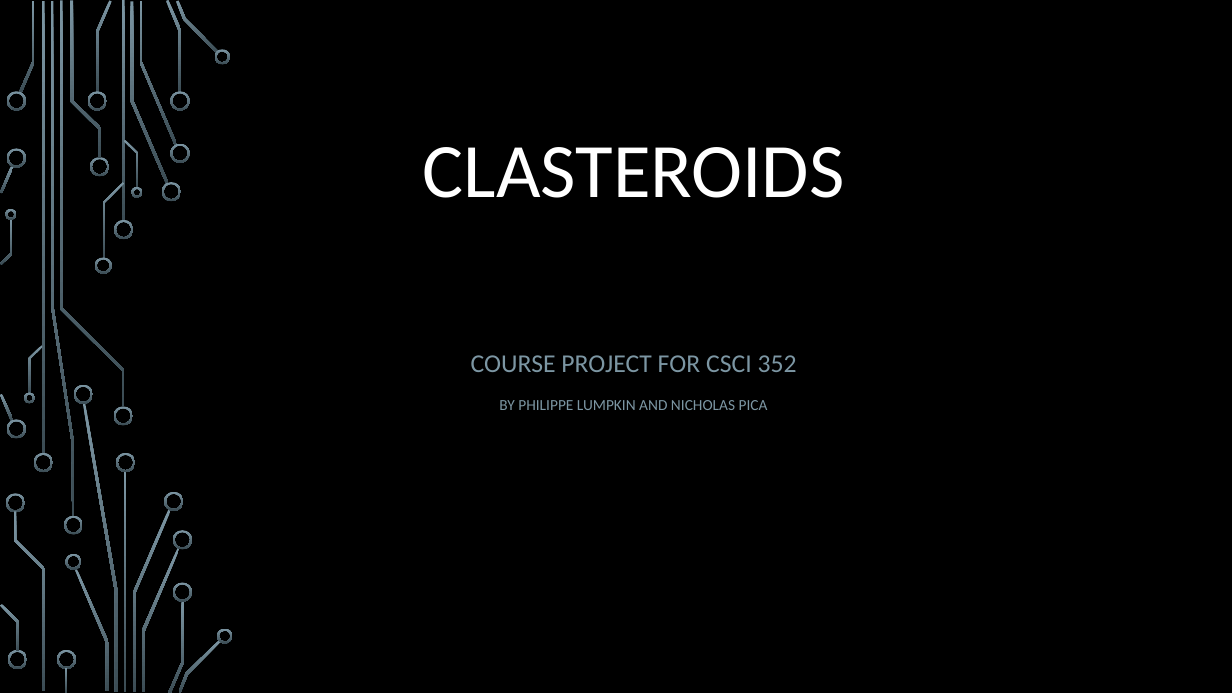
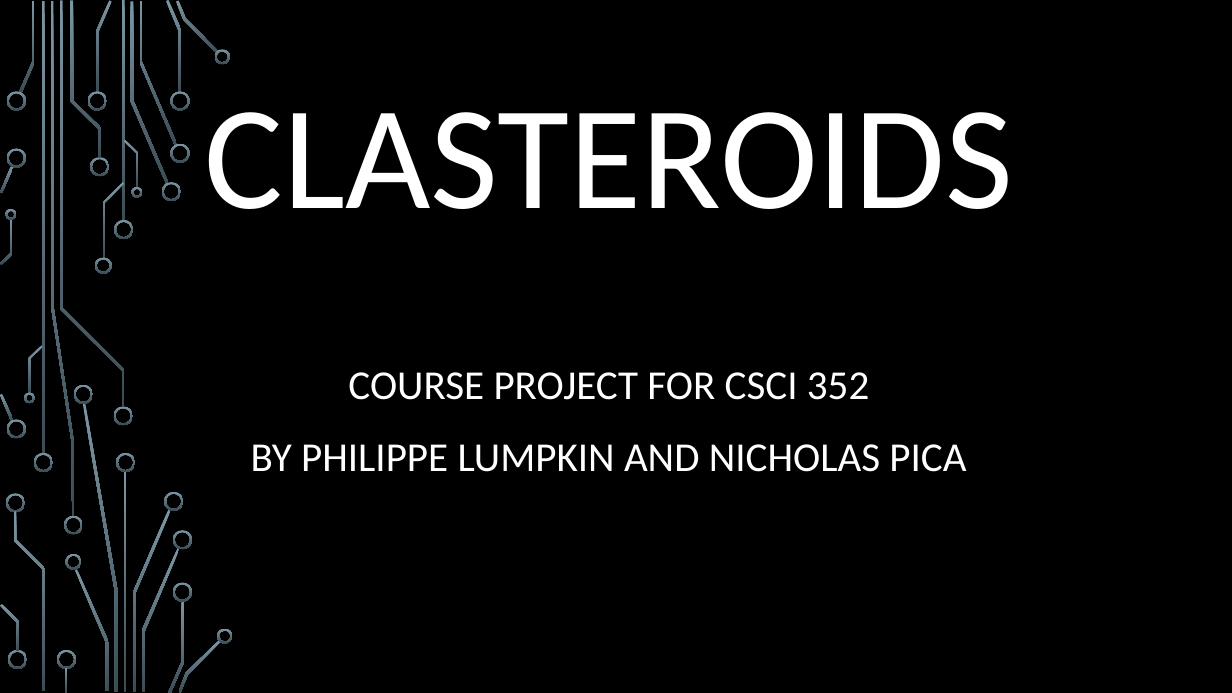
Before and after one commit to phiglump/Asteroids, a slide deck: slide 1 of CLASTEROIDS Powerpoint.pptx. Drawn at 1232x693 pixels with LibreOffice and Linux fonts; fonts in the diff are those of the drawing; background and template pictures are left out. Boxes give left, top, right and bottom in pixels: in the first picture for what was removed or moved away, otherwise in the second. Text is boxed around its words. In the diff, an @@ line names an element or a change of style, - is before the commit and + after.

Commit message:
Updated Powerpoint

```diff
--- a/CLASTEROIDS Powerpoint.pptx
+++ b/CLASTEROIDS Powerpoint.pptx
@@ title "CLASTEROIDS": place and size @@
-title "CLASTEROIDS" at <box>423,147,845,198</box>
+title "CLASTEROIDS" at <box>205,112,1014,209</box>
@@ title "CLASTEROIDS" at <box>205,112,1014,209</box>: size 60 to 115 pt @@
@@ subtitle "COURSE PROJECT FOR CSCI 352": place and size @@
-subtitle "COURSE PROJECT FOR CSCI 352" at <box>471,355,797,410</box>
+subtitle "COURSE PROJECT FOR CSCI 352" at <box>251,372,966,472</box>
@@ subtitle "COURSE PROJECT FOR CSCI 352" at <box>251,372,966,472</box>: size 20 to 32 pt in "COURSE PROJECT FOR CSCI 352"; text colour #7C96A3 to #FFFFFF; size 12 to 32 pt in "BY PHILIPPE LUMPKIN AND NICHOLAS PICA" @@
```
Also in this commit, not shown: 5 other slides changed.
